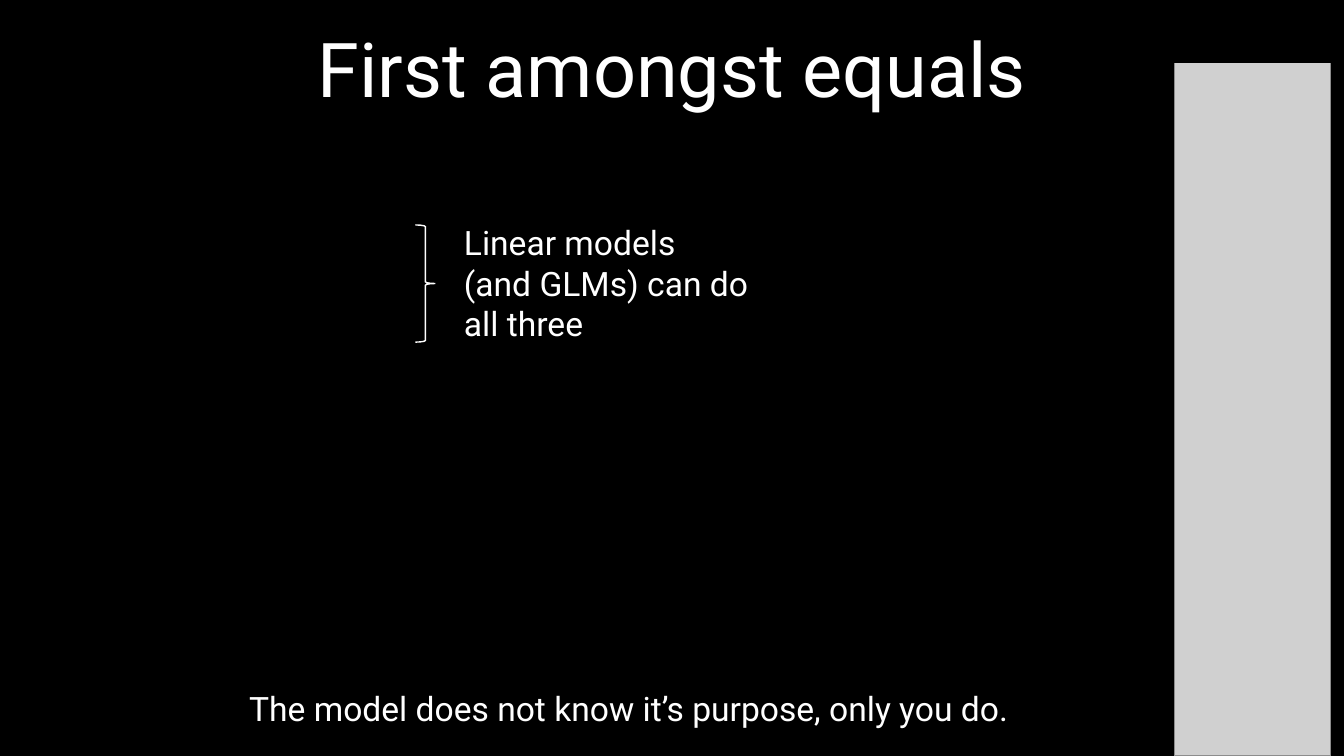
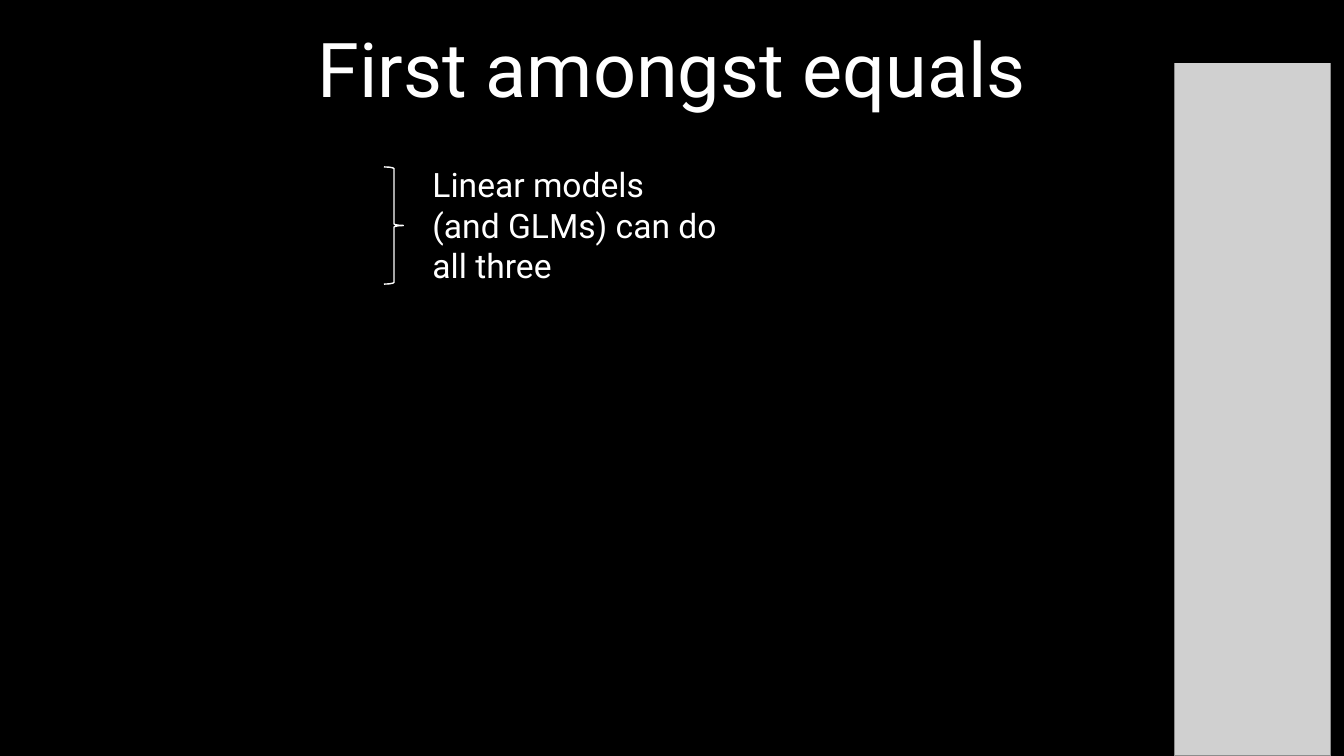
Before and after one commit to DeonRoos/stats-for-biologists, a slide deck: slide 22 of Lectures/BI3010 Lecture 1.5 Introduction to linear models.pptx (slide 19 before the commit). Drawn at 1344x756 pixels with LibreOffice and Linux fonts; fonts in the diff are those of the drawing; grey boxes stand for pictures. Boxes give left, top, right and bottom in pixels: in the first picture for what was removed or moved away, otherwise in the second. Text is boxed around its words. In the diff, an @@ line names an element or a change of style, - is before the commit and + after.

```diff
--- a/Lectures/BI3010 Lecture 1.5 Introduction to linear models.pptx
+++ b/Lectures/BI3010 Lecture 1.5 Introduction to linear models.pptx
@@ right brace: place and size @@
-right brace at box(415, 225, 436, 342)
+right brace at box(384, 167, 404, 284)
@@ text "Linear models (and GLMs) can ...": place and size @@
-text "Linear models (and GLMs) can ..." at box(464, 229, 748, 337)
+text "Linear models (and GLMs) can ..." at box(432, 171, 716, 279)
@@ text removed at box(249, 695, 1008, 728) @@
-The model does not know it’s purpose, only you do.
```
Also in this commit, not shown: 2 other slides changed, 17 slides added, 3 slides removed, 16 other files.
